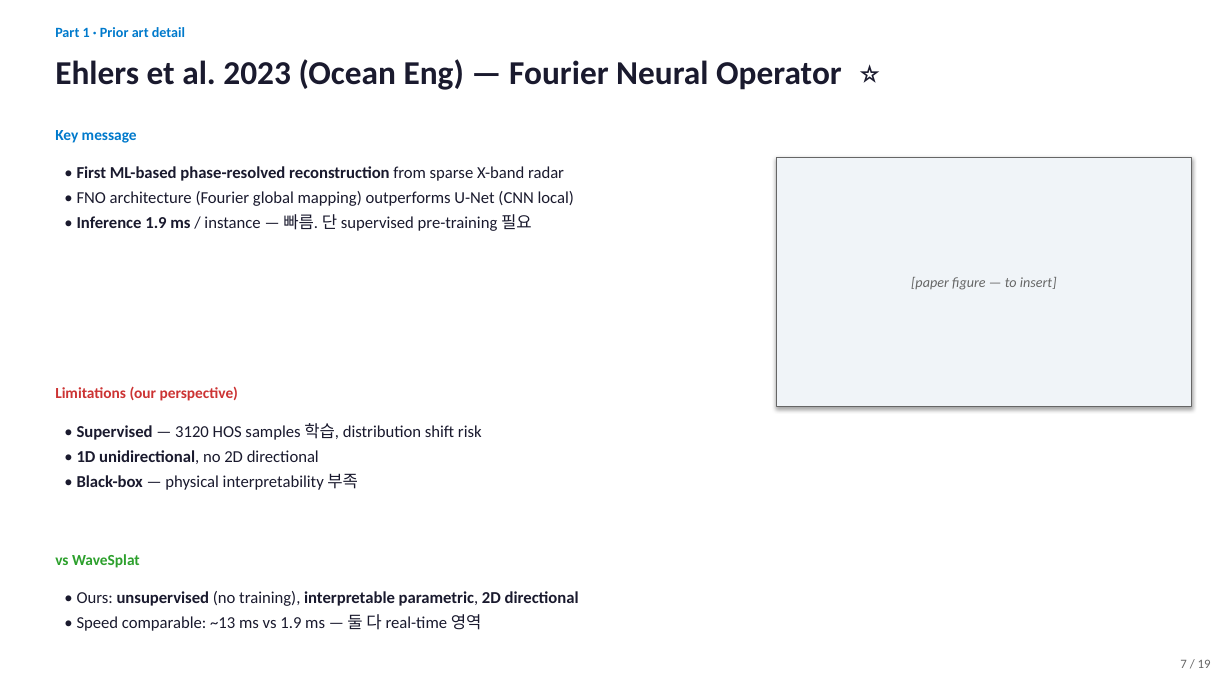
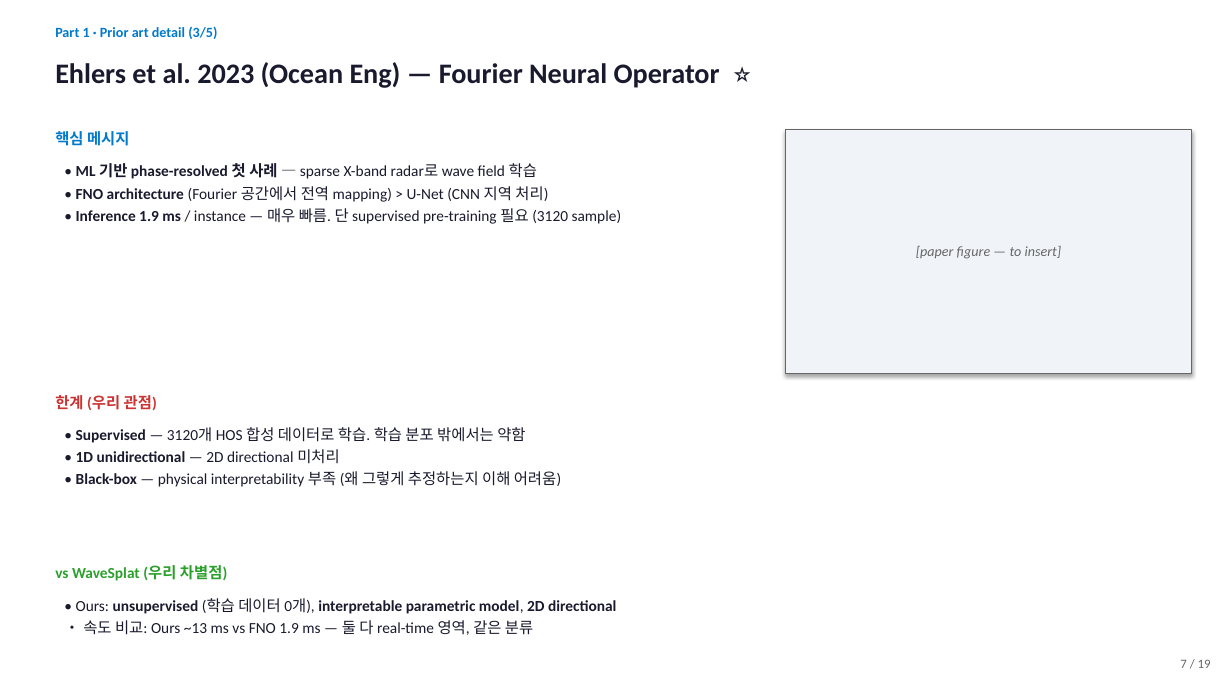
Before and after one commit to SAEYONGPARK94/wavesplat, a slide deck: slide 7 of wavesplat/docs/labmeeting_2026_05_13.pptx. Drawn at 1232x693 pixels with LibreOffice and Linux fonts; fonts in the diff are those of the drawing. Boxes give left, top, right and bottom in pixels: in the first picture for what was removed or moved away, otherwise in the second. Text is boxed around its words. In the diff, an @@ line names an element or a change of style, - is before the commit and + after.

```diff
--- a/wavesplat/docs/labmeeting_2026_05_13.pptx
+++ b/wavesplat/docs/labmeeting_2026_05_13.pptx
@@ text at (x1=55, y1=26, x2=217, y2=39): text changed @@
-Part 1 · Prior art detail
+Part 1 · Prior art detail (3/5)
@@ text "Ehlers et al. 2023 (Ocean ..." at (x1=55, y1=62, x2=720, y2=88): size 26 to 22 pt @@
@@ text at (x1=55, y1=131, x2=129, y2=146): text changed @@
-Key message
+핵심 메시지
@@ rectangle "[paper figure — to insert]" resized from (x1=776, y1=157, x2=1192, y2=407) to (x1=786, y1=129, x2=1192, y2=373) @@
@@ text at (x1=76, y1=163, x2=622, y2=224): text changed; size 13 to 12 pt @@
-• First ML-based phase-resolved reconstruction from sparse X-band radar
-• FNO architecture (Fourier global mapping) outperforms U-Net (CNN local)
-• Inference 1.9 ms / instance — 빠름. 단 supervised pre-training 필요
+• ML 기반 phase-resolved 첫 사례 — sparse X-band radar로 wave field 학습
+• FNO architecture (Fourier 공간에서 전역 mapping) > U-Net (CNN 지역 처리)
+• Inference 1.9 ms / instance — 매우 빠름. 단 supervised pre-training 필요 (3120 sample)
@@ text at (x1=55, y1=395, x2=157, y2=410): text changed @@
-Limitations (our perspective)
+한계 (우리 관점)
@@ text at (x1=76, y1=427, x2=561, y2=487): text changed; size 13 to 12 pt @@
-• Supervised — 3120 HOS samples 학습, distribution shift risk
-• 1D unidirectional, no 2D directional
-• Black-box — physical interpretability 부족
+• Supervised — 3120개 HOS 합성 데이터로 학습. 학습 분포 밖에서는 약함
+• 1D unidirectional — 2D directional 미처리
+• Black-box — physical interpretability 부족 (왜 그렇게 추정하는지 이해 어려움)
@@ text at (x1=55, y1=565, x2=227, y2=581): text changed @@
-vs WaveSplat
+vs WaveSplat (우리 차별점)
@@ text at (x1=76, y1=598, x2=616, y2=635): text changed; size 13 to 12 pt @@
-• Ours: unsupervised (no training), interpretable parametric, 2D directional
-• Speed comparable: ~13 ms vs 1.9 ms — 둘 다 real-time 영역
+• Ours: unsupervised (학습 데이터 0개), interpretable parametric model, 2D directional
+• 속도 비교: Ours ~13 ms vs FNO 1.9 ms — 둘 다 real-time 영역, 같은 분류
```
Also in this commit, not shown: 24 other slides changed, 1 slide added, 1 slide removed, 2 other files.
